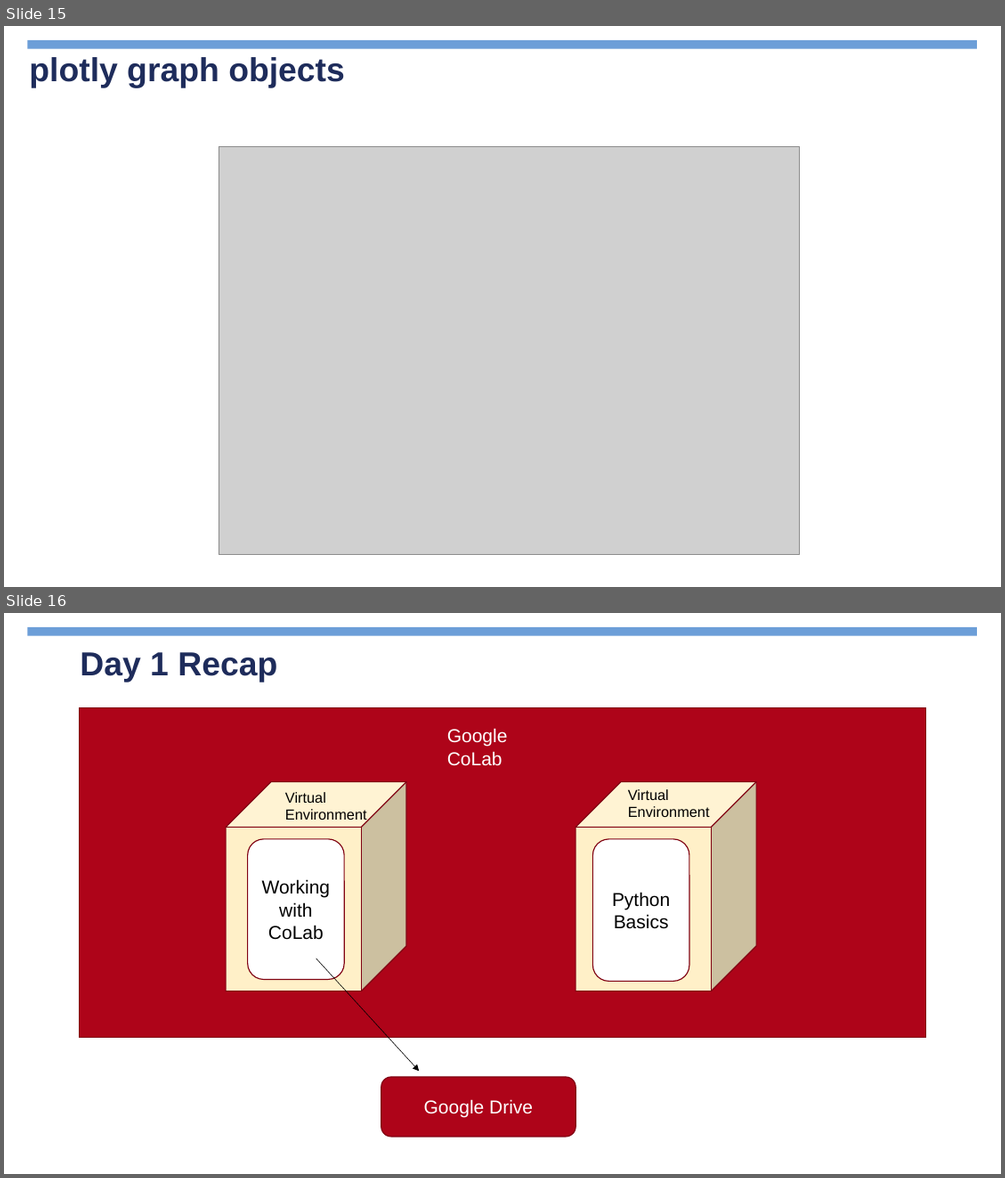
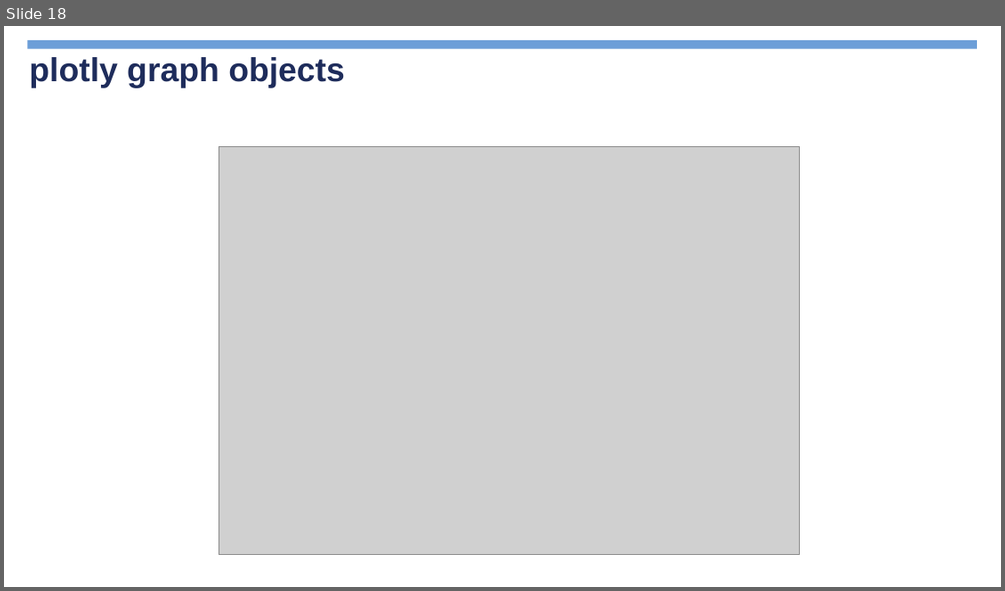
Before and after one commit to jimcody2014/Python-CDC, a slide deck: Dashboards/notes/Python Dashboards.pptx. Shown one above the other, each under a label of ours: slides 15 and 16 before the commit, slide 18 after it. The pictures are 1005x1178 and 1005x591 pixels, drawn with LibreOffice and Linux fonts; fonts in the diff are those of the drawing; grey boxes stand for pictures; background and template pictures are left out. Boxes give left, top, right and bottom in pixels: in the first picture for what was removed or moved away, otherwise in the second. Text is boxed around its words. In the diff, an @@ line names an element or a change of style, - is before the commit and + after.

```diff
--- a/Dashboards/notes/Python Dashboards.pptx
+++ b/Dashboards/notes/Python Dashboards.pptx
@@ slide 16 removed at (x1=4, y1=613, x2=1001, y2=1174), background picture (left out); not listed: 1 template element that a slide beside it also shows @@
@@ title removed at (x1=80, y1=652, x2=277, y2=682) @@
-Day 1 Recap
@@ rectangle removed at (x1=80, y1=708, x2=926, y2=1037) @@
@@ text removed at (x1=447, y1=728, x2=508, y2=766) @@
-Google CoLab
@@ cube removed at (x1=226, y1=782, x2=407, y2=991) @@
@@ text removed at (x1=285, y1=792, x2=367, y2=823) @@
-Virtual Environment
@@ cube removed at (x1=576, y1=782, x2=757, y2=991) @@
@@ text removed at (x1=628, y1=789, x2=710, y2=817) @@
-Virtual Environment
@@ rounded rectangle removed at (x1=248, y1=839, x2=344, y2=980) @@
-Working with CoLab
@@ rounded rectangle removed at (x1=592, y1=839, x2=689, y2=981) @@
-Python Basics
@@ arrow removed from (316, 958) to (419, 1070) @@
@@ rounded rectangle removed at (x1=380, y1=1077, x2=575, y2=1136) @@
-Google Drive
@@ what was slide 15 is now slide 18 @@
```
Also in this commit, not shown: 3 slides changed, 4 slides added, 3 other slides removed, 19 other files.
